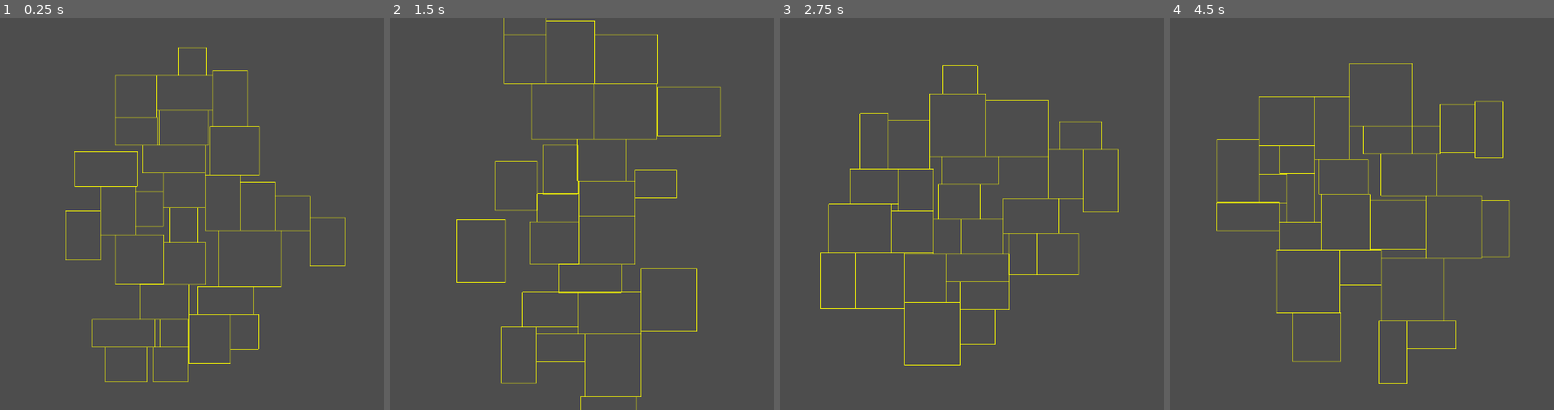
Above: before the commit, frames 1-4 (left to right).
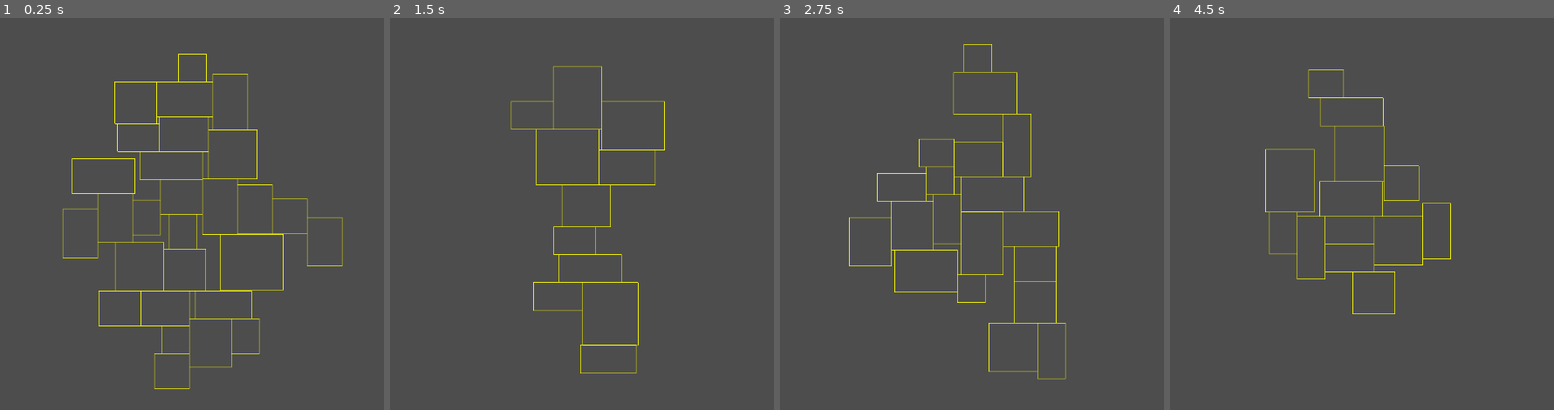
Above: after the commit, the same moments.

Repository: lopezmseb/neon-requiem
Game: Godot game, scene res://Scenes/TestScenes/RoomGeneration.tscn
Two runs of this game, one before a commit and one after it. Both use one fixed random seed, a clock stepped at 60 frames per second and the inputs below. This scene is started directly instead of the project's main scene.
Inputs (mouse positions are in pixels of both pictures, inside the frame that each line leads up to):
- Up to frame 1 (0.25 s): no input
- Up to frame 2 (1.5 s): tap Enter at 0.5 s; move the mouse to (727, 194) at 0.52 s; press the mouse at (727, 194) at 0.53 s; hold D (right) 0.53-1.28 s; tap Space (dash) at 1.25 s; move the mouse to (436, 233) at 1.27 s; release the mouse at (436, 233) at 1.28 s; hold S (down) from 1.28 s (still down); tap Shift (change_color) at 1.35 s
- Up to frame 3 (2.75 s): tap Enter at 2 s; move the mouse to (1037, 127) at 2.02 s; release S (down) at 2.03 s; hold D (right) from 2.03 s (still down); tap Space (dash) at 2.1 s
- Up to frame 4 (4.5 s): tap Space (dash) at 2.75, 4.25, 4.35 s; move the mouse to (1319, 292) at 2.77 s; release D (right) at 2.78 s; hold W (up) 2.78-3.53 s; click (1319, 292) at 2.85 s; tap Enter at 3.5 s; move the mouse to (outside the picture) at 3.52 s; hold A (left) from 3.53 s (still down); tap Shift (change_color) at 3.6 s; move the mouse to (outside the picture) at 4.27 s

The runs differ from the first frame. In frame 1, 3.5% of the frame differs, in the area x 16-90%, y 7-95%; in frame 2, 2.9%; in frame 3, 3.0%; in frame 4, 2.9%.

Commit message:
Sorta fixed lowkey

Diff:
--- a/Neon Requiem/Scripts/RoomGeneration/RoomGeneration.gd
+++ b/Neon Requiem/Scripts/RoomGeneration/RoomGeneration.gd
@@ -4,7 +4,7 @@
 # Members
 var tileSize = 32
 var maxRooms = 30
-var minRooms = 20
+var minRooms = 10
 var minSize = 4
 var maxSize = 10
 var spread = 400
@@ -78,30 +78,28 @@
 	path = find_mst(roomPositions)
 
 func find_mst(nodes: Array):
-	# Implementing Prim's Algorithm
-	var aStar = AStar2D.new()
-	print(aStar)
-	aStar.add_point(aStar.get_available_point_id(), nodes.pop_front())
+	#Prim's algorithm
+	path = AStar2D.new()
+	# TODO: Figure out why it crashes here sometimes lol
+	path.add_point(path.get_available_point_id(), nodes.pop_front())
 
-	# Repeat until all nodes are gone
+	#repeat until no more node remains
 	while nodes:
-		# Infinity is the minimum distance
-		var min_dist = INF
-		var minPosition = null # Position of Node
-		var currentPosition= null # Current Position
-
-		for positionId in aStar.get_point_ids():
-			var positionOfNode = aStar.get_point_position(positionId)
-			# Loop through rest of nodes
-			for otherId in nodes:
-				if(positionOfNode.distance_to(otherId) < min_dist):
-					min_dist = positionOfNode.distance_to(otherId)
-					minPosition = otherId
-					currentPosition = positionOfNode
-
-		var n = aStar.get_available_point_id()
-		aStar.add_point(n,minPosition)
-		aStar.connect_points(aStar.get_closest_point(currentPosition), n)
-		nodes.erase(minPosition)
-
-	return aStar
+		var minD = INF #minimum distance so far
+		var minP = null #position of that node
+		var p = null #current position
+		#loop through all points in the path
+		for p1 in path.get_point_ids():
+			var p3
+			p3 = path.get_point_position(p1)
+			#loop though the remaining nodes
+			for p2 in nodes:
+				if p3.distance_to(p2) < minD:
+					minD = p3.distance_to(p2)
+					minP = p2
+					p = p3
+		var n = path.get_available_point_id()
+		path.add_point(n, minP)
+		path.connect_points(path.get_closest_point(p), n)
+		nodes.erase(minP)
+	return path
